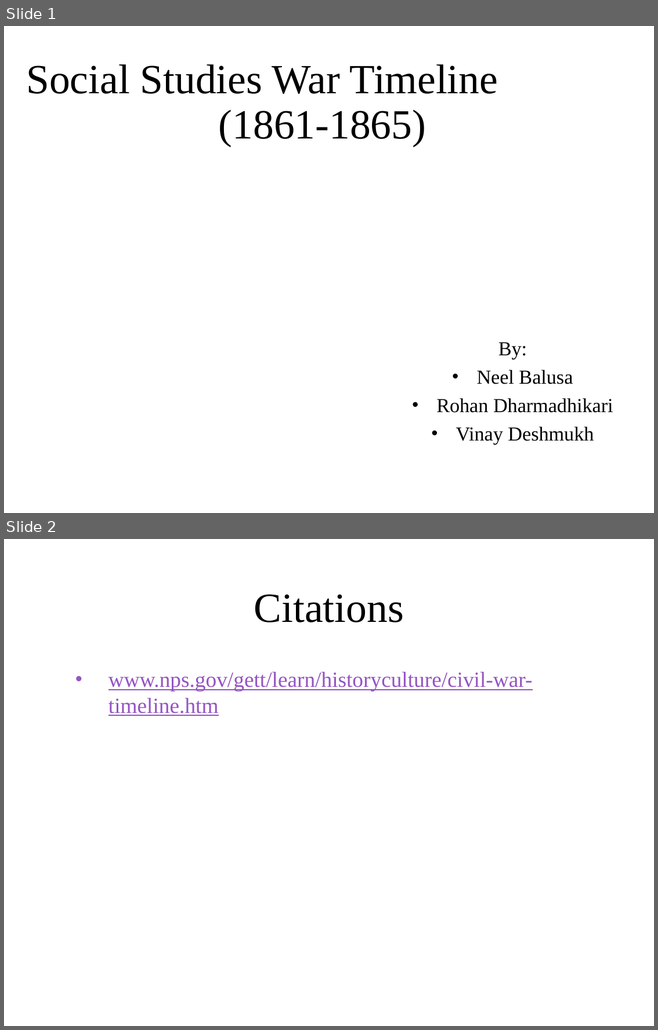
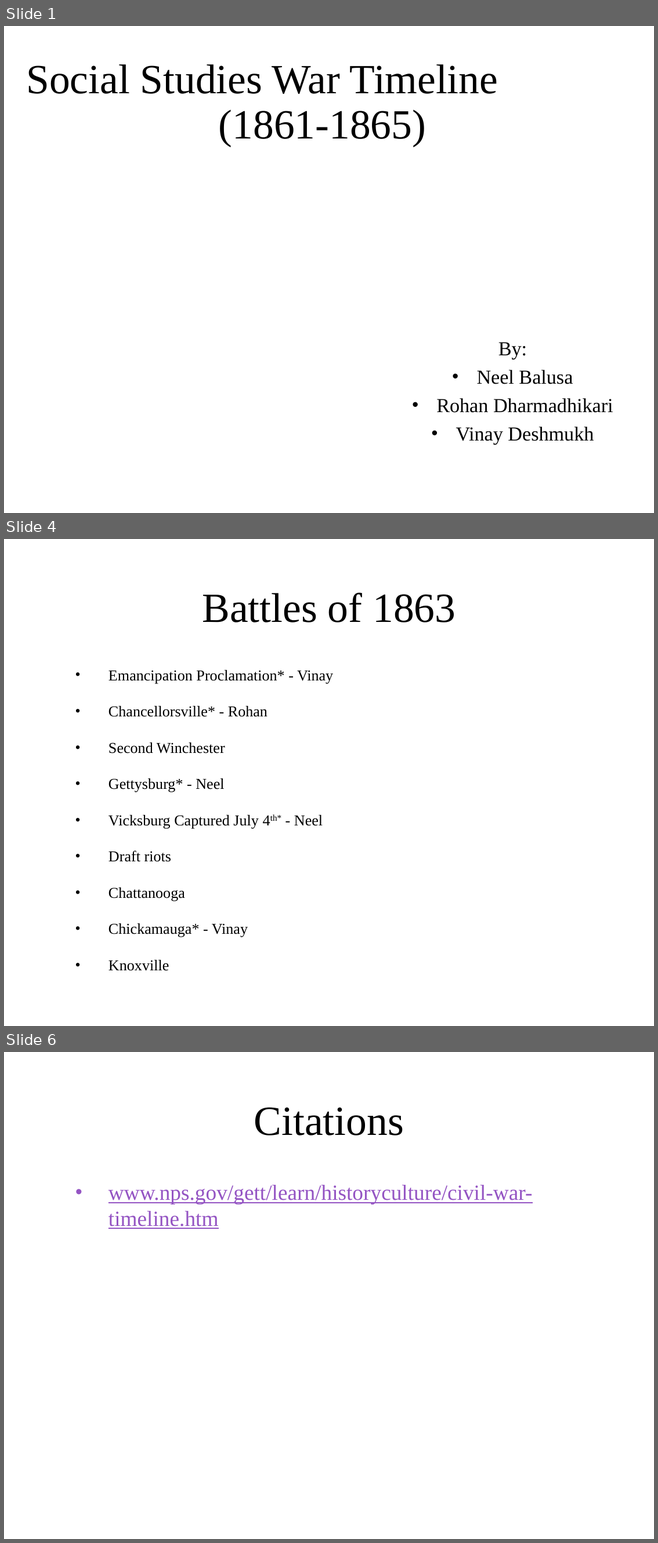
Before and after one commit to ngb3748/SS-Archive-proj, a slide deck: Archive project.pptx. Shown one above the other, each under a label of ours: slides 1 and 2 before the commit, slides 1, 4 and 6 after it; the slides between them are not shown. The pictures are 658x1030 and 658x1543 pixels, drawn with LibreOffice and Linux fonts; fonts in the diff are those of the drawing; background and template pictures are left out. Boxes give left, top, right and bottom in pixels: in the first picture for what was removed or moved away, otherwise in the second. Text is boxed around its words. In the diff, an @@ line names an element or a change of style, - is before the commit and + after.

```diff
--- a/Archive project.pptx
+++ b/Archive project.pptx
@@ slide 4 added at bbox=[4, 539, 654, 1026], background picture (left out) @@
@@ title added at bbox=[202, 592, 455, 623], 46 pt, text #000000 @@
+Battles of 1863
@@ text added at bbox=[108, 670, 333, 937], 16.8 pt, text #000000 @@
+• Emancipation Proclamation* - Vinay
+• Chancellorsville* - Rohan
+• Second Winchester
+• Gettysburg* - Neel
+• Vicksburg Captured July 4th* - Neel
+• Draft riots
+• Chattanooga
+• Chickamauga* - Vinay
+• Knoxville
@@ what was slide 2 is now slide 6 @@
```
Also in this commit, not shown: 3 other slides added, 1 other file.
